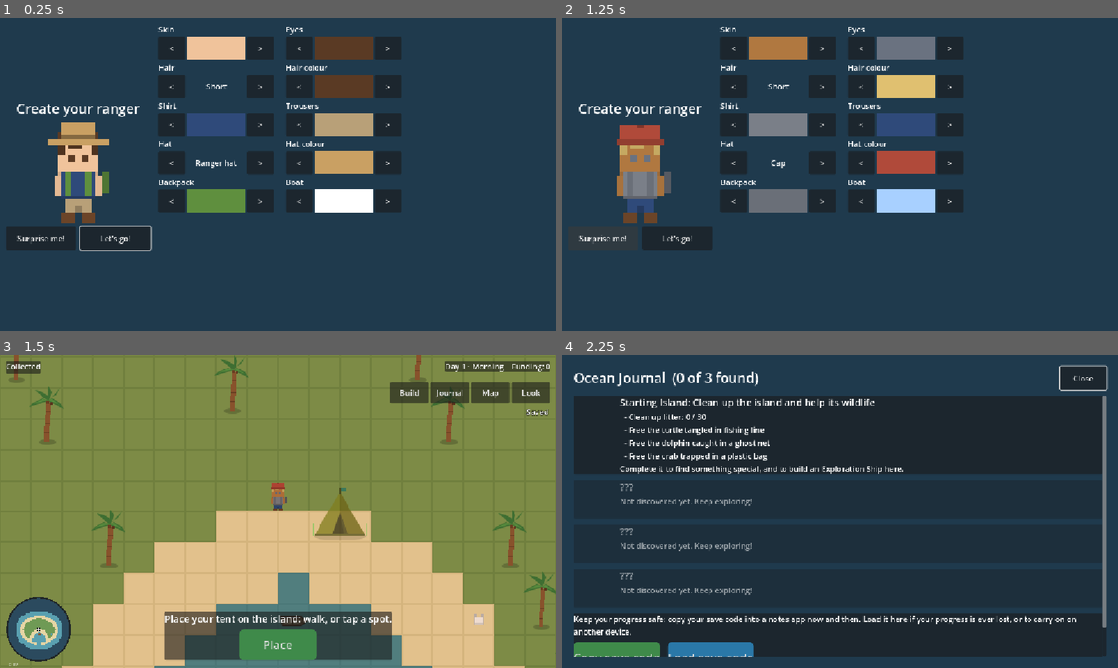
Above: before the commit, frames 1-4 (two rows, left to right).
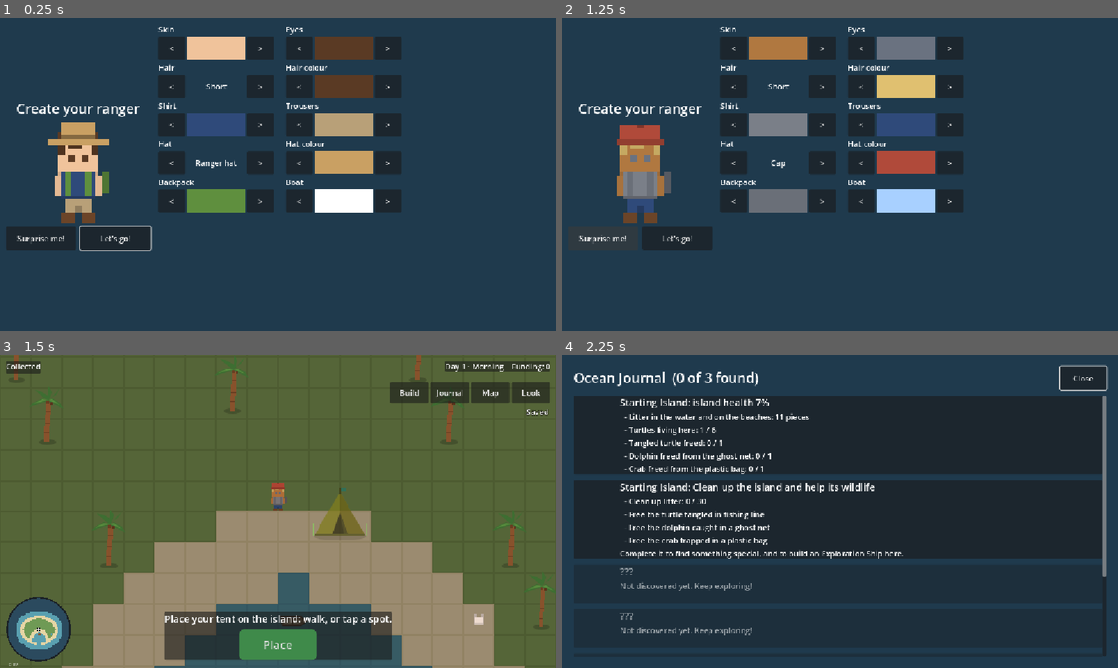
Above: after the commit, the same moments.

Repository: detronics-apps/ocean-haven
Game: Godot game, scene res://scenes/world/ocean_world.tscn
Two runs of this game, one before a commit and one after it. Both use one fixed random seed, a clock stepped at 60 frames per second and the inputs below.
Inputs:
- Up to frame 1 (0.25 s): no input
- Up to frame 2 (1.25 s): click "Surprise me!" at 0.5 s
- Up to frame 3 (1.5 s): click "Let's go!" at 1.25 s
- Up to frame 4 (2.25 s): click "Journal" at 2 s

Frames 1-2 are identical in both runs. In frame 3, 88% of the frame differs, in the area x 0-100%, y 0-100%; in frame 4, 9.9%.

Commit message:
Island health: per-island 0-100% from litter, animals freed and turtles living there
RegionData.health lists weighted HealthFactor data; IslandHealth scores
them. The island's ground colours go from muted to full as it rises, and
the Journal shows the health and what goes into it. Plan: 120-day year.

Co-Authored-By: Claude Opus 5.5 <noreply@anthropic.com>
Claude-Session: https://claude.ai/code/session_01ChybPLnAeNJTe6e9JZZe7p

Diff:
--- a/data/regions/home_island.tres
+++ b/data/regions/home_island.tres
@@ -3,6 +3,40 @@
 [ext_resource type="Texture2D" path="res://assets/ui/maps/starter_island.png" id="1_ovoyb"]
 [ext_resource type="Script" path="res://scripts/world/region_data.gd" id="1_t5gy4"]
 [ext_resource type="Script" path="res://scripts/systems/objective_goal.gd" id="2_goal"]
+[ext_resource type="Script" path="res://scripts/systems/health_factor.gd" id="3_health"]
+
+[sub_resource type="Resource" id="Health_clean"]
+script = ExtResource("3_health")
+kind = &"clean"
+amount = 12
+weight = 3.0
+text = "Litter in the water and on the beaches"
+
+[sub_resource type="Resource" id="Health_turtles"]
+script = ExtResource("3_health")
+kind = &"animals"
+target = &"green_turtle"
+amount = 6
+weight = 2.0
+text = "Turtles living here"
+
+[sub_resource type="Resource" id="Health_turtle_freed"]
+script = ExtResource("3_health")
+kind = &"help"
+target = &"green_turtle"
+text = "Tangled turtle freed"
+
+[sub_resource type="Resource" id="Health_dolphin_freed"]
+script = ExtResource("3_health")
+kind = &"help"
+target = &"bottlenose_dolphin"
+text = "Dolphin freed from the ghost net"
+
+[sub_resource type="Resource" id="Health_crab_freed"]
+script = ExtResource("3_health")
+kind = &"help"
+target = &"ghost_crab"
+text = "Crab freed from the plastic bag"
 
 [sub_resource type="Resource" id="Goal_litter"]
 script = ExtResource("2_goal")
@@ -42,3 +76,4 @@
 objective = "Clean up the island and help its wildlife"
 goals = Array[ExtResource("2_goal")]([SubResource("Goal_litter"), SubResource("Goal_turtle"), SubResource("Goal_dolphin"), SubResource("Goal_crab")])
 discovery_text = "Under the last of the litter you cleaned up, you found an old sonar unit. Cleaned and working again, it's the Salvaged Sonar Core! Build an Exploration Ship here and install it to find new islands."
+health = Array[ExtResource("3_health")]([SubResource("Health_clean"), SubResource("Health_turtles"), SubResource("Health_turtle_freed"), SubResource("Health_dolphin_freed"), SubResource("Health_crab_freed")])
--- /dev/null
+++ b/scripts/systems/health_factor.gd
@@ -0,0 +1,14 @@
+class_name HealthFactor
+extends Resource
+## One thing that makes an island healthier (RegionData.health). IslandHealth
+## scores each 0..1 and averages them by `weight`.
+
+## "clean": little litter about its waters (0 pieces = 1, `amount` or more = 0).
+## "help": `target` species freed (helped `amount` times = 1).
+## "animals": `target` species living at the island (`amount` = 1).
+@export var kind: StringName
+@export var target: StringName
+@export var amount := 1
+@export var weight := 1.0
+## What it is, for the Journal ("Litter in the water").
+@export var text: String
--- /dev/null
+++ b/scripts/systems/island_health.gd
@@ -0,0 +1,61 @@
+class_name IslandHealth
+## Each island's health, 0..1 (its Ocean Impact): the weighted average of its
+## RegionData.health factors — how clean its waters are, animals helped and living
+## there. Islands without factors have no health yet (-1). Ground colours follow it
+## (see tint), from muted when damaged to vibrant when healthy.
+
+## Ground colour at 0 health (muted grey-blue); healthy ground shows its own colours.
+const DAMAGED_TINT := Color(0.66, 0.7, 0.78)
+
+
+## `region`'s health 0..1, or -1 if it has no health factors yet.
+static func of(tree: SceneTree, region: RegionData) -> float:
+	if region.health.is_empty():
+		return -1.0
+	var total := 0.0
+	var weights := 0.0
+	for factor: HealthFactor in region.health:
+		total += score(tree, region, factor) * factor.weight
+		weights += factor.weight
+	return total / weights if weights > 0.0 else -1.0
+
+
+## How far along one factor is, 0..1.
+static func score(tree: SceneTree, region: RegionData, factor: HealthFactor) -> float:
+	var amount := float(maxi(factor.amount, 1))
+	match factor.kind:
+		&"clean":
+			return clampf(1.0 - count(tree, region, factor) / amount, 0.0, 1.0)
+		&"help", &"animals":
+			return clampf(count(tree, region, factor) / amount, 0.0, 1.0)
+	return 0.0
+
+
+## The raw number behind a factor: litter pieces about, times helped, animals living there.
+static func count(tree: SceneTree, region: RegionData, factor: HealthFactor) -> int:
+	match factor.kind:
+		&"clean":
+			return tree.get_nodes_in_group("debris").filter(func(d: Node2D) -> bool:
+				return not d.is_queued_for_deletion() and Regions.nearest(d.global_position) == region).size()
+		&"help":
+			return Journal.helped_count(factor.target)
+		&"animals":
+			return tree.get_nodes_in_group("animals").filter(func(a: Node2D) -> bool:
+				return a.data.id == factor.target and not a.leaving and Regions.nearest(a.global_position) == region).size()
+	return 0
+
+
+## "Litter in the water: 4 pieces" / "Turtles living here: 3 / 8" for the Journal.
+static func describe(tree: SceneTree, region: RegionData, factor: HealthFactor) -> String:
+	var n := count(tree, region, factor)
+	if factor.kind == &"clean":
+		return "%s: %s" % [factor.text, "none" if n == 0 else "%d piece%s" % [n, "" if n == 1 else "s"]]
+	return "%s: %d / %d" % [factor.text, mini(n, factor.amount), factor.amount]
+
+
+## Colours every island's ground by its health.
+static func tint(tree: SceneTree) -> void:
+	for ground: TileMapLayer in tree.get_nodes_in_group("ground"):
+		var middle := ground.to_global(ground.map_to_local(ground.get_used_rect().get_center()))
+		var health := of(tree, Regions.nearest(middle))
+		ground.modulate = Color.WHITE if health < 0.0 else DAMAGED_TINT.lerp(Color.WHITE, health)
--- a/scripts/ui/journal_screen.gd
+++ b/scripts/ui/journal_screen.gd
@@ -13,6 +13,8 @@
 	var found := species.filter(func(a: AnimalData) -> bool: return Journal.has(a.id)).size()
 	_title.text = "Ocean Journal  (%d of %d found)" % [found, species.size()]
 	for region: RegionData in Regions.all():
+		if Regions.is_discovered(region) and not region.health.is_empty():
+			_content.add_child(_health(region))
 		if Regions.is_discovered(region) and not region.goals.is_empty():
 			_content.add_child(_objective(region))
 	for animal: AnimalData in species:
@@ -68,6 +70,18 @@
 	return "That isn't a BlueHaven save code. Copy the whole code, starting with BH1:"
 
 
+## How healthy an island is, and what goes into it.
+func _health(region: RegionData) -> Control:
+	var tree := get_tree()
+	var lines: Array[String] = ["%s: island health %d%%" % [
+		region.display_name, roundi(IslandHealth.of(tree, region) * 100.0)]]
+	for factor: HealthFactor in region.health:
+		lines.append("  - " + IslandHealth.describe(tree, region, factor))
+	var entry := card(null, lines)
+	entry.name = "Health_" + region.id
+	return entry
+
+
 ## An island's objective: each goal and how far along it is, then what it gave.
 func _objective(region: RegionData) -> Control:
 	var done := Fleet.objective_done(region)
--- a/scripts/world/ocean_world.gd
+++ b/scripts/world/ocean_world.gd
@@ -6,7 +6,17 @@
 const TOUCH_SCALE := 1.5
 
 
+## How often island colours follow their health (seconds).
+@export var tint_interval := 2.0
+
+
 func _ready() -> void:
+	var tint := Timer.new()
+	tint.wait_time = tint_interval
+	tint.autostart = true
+	tint.timeout.connect(IslandHealth.tint.bind(get_tree()))
+	add_child(tint)
+	IslandHealth.tint.call_deferred(get_tree())
 	if not SaveGame.attach(self):
 		return
 	if OS.has_feature("mobile") or OS.has_feature("web_android") or OS.has_feature("web_ios"):
--- a/scripts/world/region_data.gd
+++ b/scripts/world/region_data.gd
@@ -27,9 +27,12 @@
 ## Fleet upgrade (discovery id) needed before exploring can find this island ("" = none).
 @export var requires: StringName
 
+## What makes the island healthy (IslandHealth); none = no health shown yet.
+@export var health: Array[HealthFactor] = []
+
 @export_group("Objective")
 ## The island's objective: done once every goal is met; then its Exploration Ship can be
-## built and `discovery` is found. No goals = nothing asked yet (the ship can be built).
+## built and `discovery` is found. No goals = not made yet (no ship there yet).
 @export var objective: String
 @export var goals: Array[ObjectiveGoal] = []
 ## Discovery id found when the objective is done.
--- /dev/null
+++ b/tests/test_island_health.gd
@@ -0,0 +1,68 @@
+extends SceneTree
+## Island health (Ocean Impact per island): the Starting Island's health rises as its
+## litter is cleaned up, animals are freed and more turtles live there, and its ground
+## colours go from muted to vibrant with it. Islands without health factors have none yet.
+## Run: godot --headless --path . --script res://tests/test_island_health.gd --quit-after 200000
+
+var _failed := false
+
+
+func _initialize() -> void:
+	await process_frame
+	var world: Node = load("res://scenes/world/ocean_world.tscn").instantiate()
+	root.add_child(world)
+	await process_frame
+	var health: GDScript = load("res://scripts/systems/island_health.gd")
+	var home: Resource = load("res://data/regions/home_island.tres")
+	var kelp: Resource = load("res://data/regions/kelp_forest.tres")
+	var journal := root.get_node("Journal")
+	_expect(health.of(self, kelp) < 0.0, "no health on islands without factors yet")
+
+	var start: float = health.of(self, home)
+	_expect(start > 0.0 and start < 0.5, "the Starting Island starts in poor health (%.2f)" % start)
+	# Clean up all its litter.
+	for debris: Node in get_nodes_in_group("debris"):
+		debris.free()
+	var cleaned: float = health.of(self, home)
+	_expect(cleaned > start, "cleaning up raises its health (%.2f)" % cleaned)
+	for id in ["green_turtle", "bottlenose_dolphin", "ghost_crab"]:
+		journal.help(load("res://data/animals/%s.tres" % id))
+	var helped: float = health.of(self, home)
+	_expect(helped > cleaned, "freeing animals raises it (%.2f)" % helped)
+	for i in 5:
+		var turtle: Node2D = load("res://scenes/animals/animal.tscn").instantiate()
+		turtle.set("data", load("res://data/animals/green_turtle.tres"))
+		turtle.set("young", true)
+		turtle.position = Vector2(-500 + i * 20, 100)
+		world.add_child(turtle)
+	_expect(is_equal_approx(health.of(self, home), 1.0), "clean, animals freed, 6 turtles: fully healthy")
+
+	# Ground colours follow health.
+	var ground: CanvasItem = world.get_node("StarterIsland/Ground")
+	health.tint(self)
+	_expect(ground.modulate == Color.WHITE, "a healthy island shows its full colours")
+	world.get_node("LitterSpawner").spawn_at(load("res://data/items/plastic_bottle.tres"), Vector2(-700, -300), true)
+	for i in 11:
+		world.get_node("LitterSpawner").spawn_at(load("res://data/items/plastic_bag.tres"), Vector2(-600 + i * 30, -300), true)
+	health.tint(self)
+	_expect(ground.modulate.r < 1.0 and ground.modulate.b > ground.modulate.r, "litter back: muted colours again")
+	_expect(world.get_node("KelpIsland/Ground").modulate == Color.WHITE, "islands without health keep their colours")
+
+	# The Journal shows it.
+	var journal_screen: Node = world.get_node("JournalScreen")
+	journal_screen.open()
+	var text := ""
+	for label in journal_screen.find_child("Health_home_island", true, false).find_children("*", "Label", true, false):
+		text += (label as Label).text + "\n"
+	_expect(text.contains("island health") and text.contains("12 pieces") and text.contains("Turtles living here: 6 / 6"),
+		"the Journal shows island health and what goes into it")
+	journal_screen.close()
+
+	if not _failed:
+		print("PASS")
+	quit(1 if _failed else 0)
+
+
+func _expect(ok: bool, what: String) -> void:
+	print("%s: %s" % [what, "ok" if ok else "FAILED"])
+	_failed = _failed or not ok
Not shown, added: scripts/systems/health_factor.gd.uid
Not shown, added: scripts/systems/island_health.gd.uid
Not shown, changed: CLAUDE.md
Not shown, changed: docs/MASTER_PLAN.md
